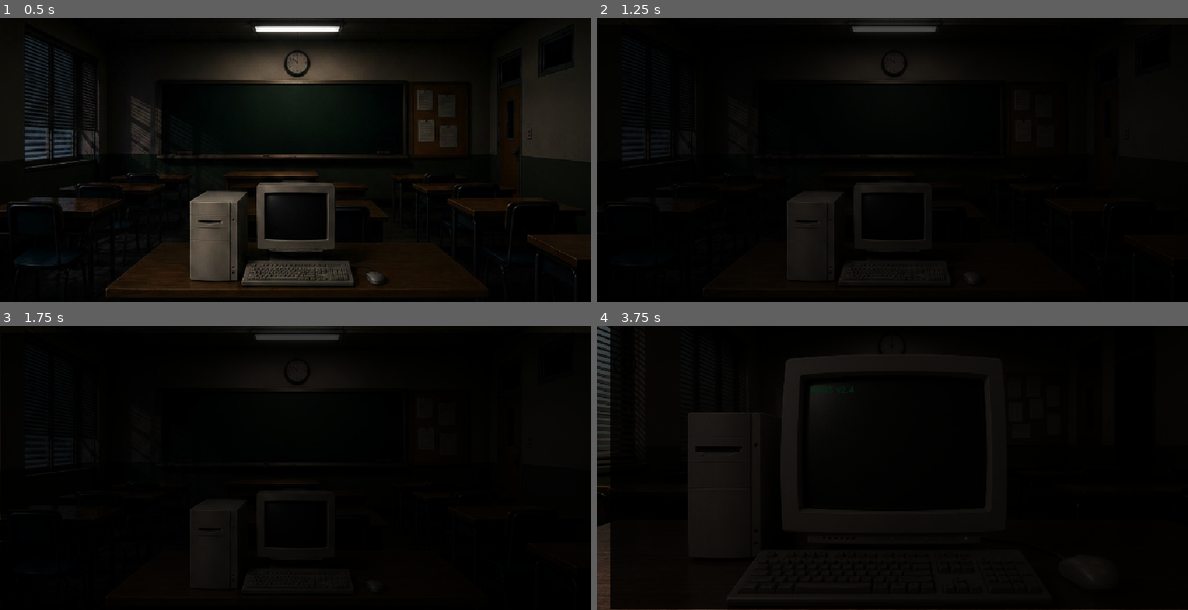
Above: before the commit, frames 1-4 (two rows, left to right).
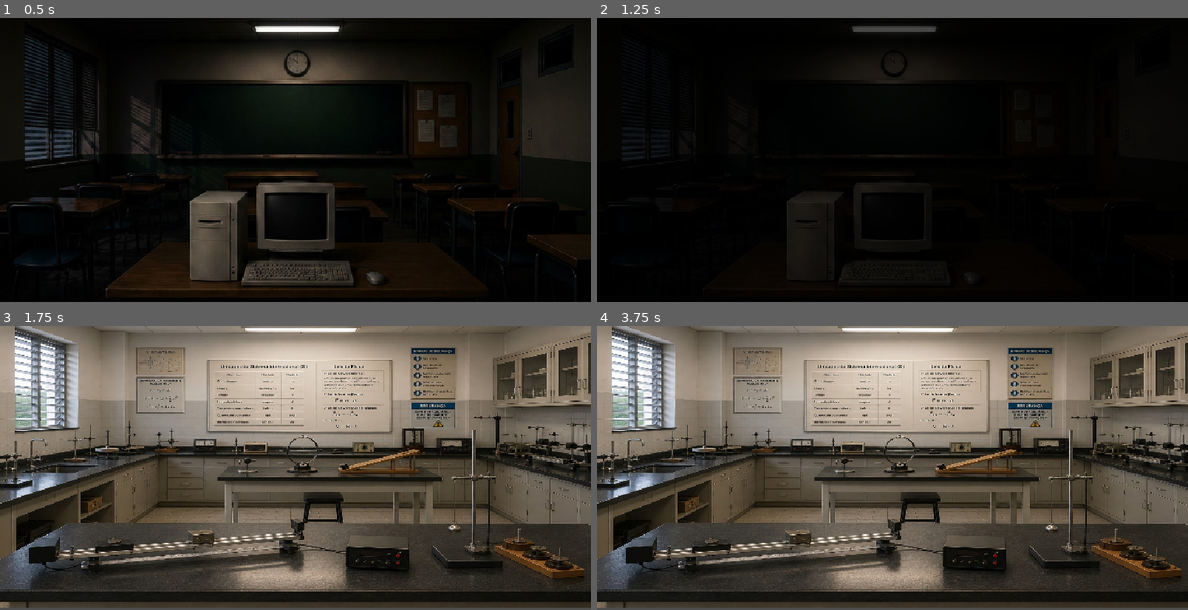
Above: after the commit, the same moments.

Repository: gustavoalcobaca/PIBIC-2026-ENEM
Game: Godot game, scene res://Cenas/telainicial.tscn
Two runs of this game, one before a commit and one after it. Both use one fixed random seed, a clock stepped at 60 frames per second and the inputs below.
Inputs (mouse positions are in pixels of both pictures, inside the frame that each line leads up to):
- Up to frame 1 (0.5 s): no input
- Up to frame 2 (1.25 s): click (868, 233) at 0.5 s
- Up to frame 3 (1.75 s): click (508, 448) at 1.27 s
- Up to frame 4 (3.75 s): tap Enter (ui_accept) at 2, 2.27 s; move the mouse to (1022, 453) at 2.02 s; click (1022, 453) at 2.17 s; click (626, 362) at 2.77 s; move the mouse to (774, 482) at 3.52 s; click (774, 482) at 3.67 s

Frame 1 is identical in both runs. In frame 2, less than 0.1% of the frame differs, in the area x 0-55%, y 0-69%; in frame 3, 89%, in the area x 0-100%, y 0-100%; in frame 4, 88%.

Commit message:
Versão BETA 0.5
adicionei as cenas da sala de física e o sistema de entrar na sala de física configurei a inicialização do boot e alterei a inicialização da tela inicial pra ter acesso a salas.

Diff:
--- a/Cenas/computador.tscn
+++ b/Cenas/computador.tscn
@@ -173,10 +173,10 @@
 
 [node name="Fade" type="ColorRect" parent="." unique_id=2094264043]
 layout_mode = 0
-offset_left = 22.0
-offset_top = -2.0
-offset_right = 1038.0
-offset_bottom = 486.0
+offset_left = 2.0
+offset_top = -1.0
+offset_right = 1010.0
+offset_bottom = 487.0
 mouse_filter = 2
 color = Color(0, 0, 0, 0)
 
--- /dev/null
+++ b/Cenas/sala_de_fisica.tscn
@@ -0,0 +1,18 @@
+[gd_scene format=3 uid="uid://tkqv3j8lawfk"]
+
+[ext_resource type="Texture2D" uid="uid://c11667m3qoo1w" path="res://Assets/WhatsApp Image 2026-07-13 at 4.05.58 PM.jpeg" id="1_ybfqe"]
+
+[node name="Sala_de_fisica" type="Control" unique_id=727310222]
+layout_mode = 3
+anchors_preset = 0
+offset_right = 40.0
+offset_bottom = 40.0
+
+[node name="Backgraoun" type="TextureRect" parent="." unique_id=1301000347]
+layout_mode = 0
+offset_left = -2.0
+offset_top = -12.0
+offset_right = 1025.0
+offset_bottom = 484.0
+texture = ExtResource("1_ybfqe")
+expand_mode = 1
--- a/Cenas/telainicial.tscn
+++ b/Cenas/telainicial.tscn
@@ -71,15 +71,22 @@
 offset_right = 613.0
 offset_bottom = 462.0
 
+[node name="Button_porta_sala" type="TextureButton" parent="." unique_id=1303625404]
+layout_mode = 0
+offset_left = 852.0
+offset_top = 114.0
+offset_right = 895.0
+offset_bottom = 304.0
+
 [node name="Fade" type="ColorRect" parent="." unique_id=366235774]
 layout_mode = 1
 anchors_preset = 15
 anchor_right = 1.0
 anchor_bottom = 1.0
-offset_left = 1.0
-offset_top = 11.0
-offset_right = 980.0
-offset_bottom = 473.0
+offset_left = -5.0
+offset_top = -4.0
+offset_right = 974.0
+offset_bottom = 458.0
 grow_horizontal = 2
 grow_vertical = 2
 mouse_filter = 2
--- a/Script/computador.gd
+++ b/Script/computador.gd
@@ -9,10 +9,10 @@
 
 
 #var esperando_nome := false
-var nome_operador := ""
+#var nome_operador := ""
 var boot_finalizado := false
-var serie := ""
-var serie_escolhida := false
+#var serie := ""
+#var serie_escolhida := false
 
 
 func _ready():
@@ -115,7 +115,7 @@
 
 		return
 
-	nome_operador = texto
+	#nome_operador = texto
 	DadosOperador.nome = texto
 
 	nome_input.visible = false
@@ -123,7 +123,7 @@
 	await comando("> Registrando operador...")
 	await ok(0.5)
 	await comando("> Operador registrado com sucesso.")
-	await info("> Bem-vindo, " + nome_operador + ".")
+	await info("> Bem-vindo, " + DadosOperador.nome + ".")
 	await comando(">Selecione sua série.")
 	await escrever_linha("")
 	await escrever_linha("")
@@ -178,14 +178,14 @@
 
 func _on_1ano_pressed():
 
-	serie = "1º Ano"
-	DadosOperador.serie = serie
+	#serie = "1º Ano"
+	DadosOperador.serie = "1º Ano"
 	$Boot/EscolhaSerie.visible = false
 
 	await comando("> Registrando série...")
 	await ok()
 
-	await comando("> Série selecionada: " + serie)
+	await comando("> Série selecionada: " + DadosOperador.serie)
 
 	await comando("> Operador autenticado.")
 	await ok()
@@ -197,14 +197,14 @@
 
 func _on_2ano_pressed():
 
-	serie = "2º Ano"
-	DadosOperador.serie = serie
+	#serie = "2º Ano"
+	DadosOperador.serie = "2º Ano"
 	$Boot/EscolhaSerie.visible = false
 
 	await comando("> Registrando série...")
 	await ok()
 
-	await comando("> Série selecionada: " + serie)
+	await comando("> Série selecionada: " + DadosOperador.serie)
 
 	await comando("> Operador autenticado.")
 	await ok()
@@ -216,14 +216,14 @@
 
 func _on_3ano_pressed():
 
-	serie = "3º Ano"
-	DadosOperador.serie = serie
+	#serie = "3º Ano"
+	DadosOperador.serie = "3º Ano"
 	$Boot/EscolhaSerie.visible = false
 
 	await comando("> Registrando série...")
 	await ok()
 
-	await comando("> Série selecionada: " + serie)
+	await comando("> Série selecionada: " + DadosOperador.serie)
 
 	await comando("> Operador autenticado.")
 	await ok()
--- a/Script/dados_operador.gd
+++ b/Script/dados_operador.gd
@@ -3,7 +3,9 @@
 # Dados do operador
 var nome := ""
 var serie := ""
+var serie_escolhida := false
 var materia := ""
+
 
 # Perfil
 var ansiedade := false
--- a/Script/telainicial.gd
+++ b/Script/telainicial.gd
@@ -1,19 +1,25 @@
 extends Control
 
-@onready var botao = $BotaoComputador
+@onready var botao_computador = $BotaoComputador
+@onready var botao_porta = $Button_porta_sala
 @onready var anim = $AnimationPlayer
 
 func _ready():
 	print("Cena carregada")
-	botao.pressed.connect(_entrar_no_pc)
+	botao_computador.pressed.connect(_entrar_no_pc)
+	botao_porta.pressed.connect(_porta_sala)
+
+func _porta_sala():
+	print("Sair da sala")
+	botao_porta.disabled = true
+	get_tree().change_scene_to_file("res://Cenas/sala_de_fisica.tscn")
 
 func _entrar_no_pc():
 	print("Botão clicado")
-	botao.disabled = true
+	botao_computador.disabled = true
 	anim.play("entrar_pc")
 
 	await anim.animation_finished
 
 	print("Mudando de cena")
-
 	get_tree().change_scene_to_file("res://Cenas/computador.tscn")
Binary file added: Assets/WhatsApp Image 2026-07-13 at 4.05.58 PM.jpeg
Not shown, changed: Assets/WhatsApp Image 2026-07-13 at 4.05.58 PM.jpeg.import
Binary file removed: Assets/main.jpg
Binary file removed: Assets/vai ser essa.png
Not shown, removed: Assets/vai ser essa.png.import
